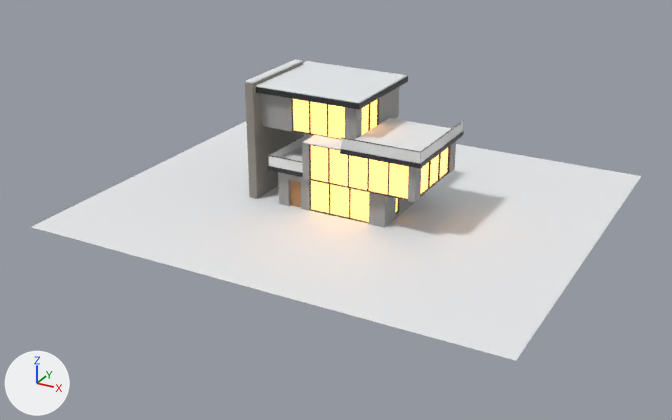
The glTF model public/houses/reine/reine.glb, before and after one commit.
Before and after are seen from a 50 mm lens placed at (34.4, -65.5, 31.4), pointed at (-0.1, -2.9, 0.0). Arrows for +X, +Y and +Z are at lower left; the lights stay in place. The picture after the commit comes second. Where no turn or scale is listed for an object, it has been applied to the vertices. Vertices at exactly the same position are counted once.

Names of what the first picture shows: 'balustrade', 'glazing:bedroom-front', 'glazing:bedroom-side', 'glazing:kitchen-front', 'glazing:living-front', 'glazing:living-side', 'glazing:stair', 'plinth', 'shell'.
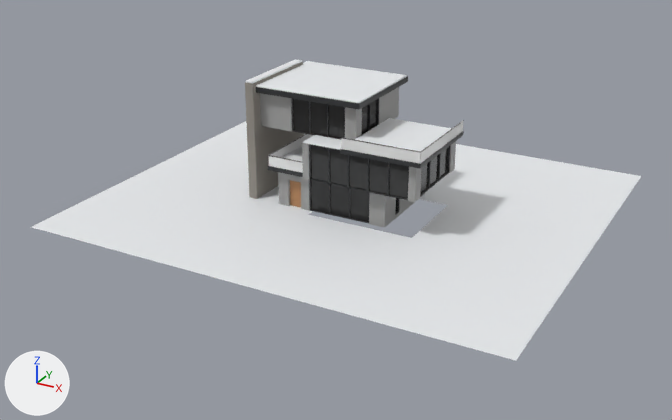
Commit message: feat: hero Interior on Reine, a kitchen

Location of each change, (x1, y1, x2, y2) in pixels of the pictures (672 x 420 px; the box of a moved part takes in the faces that stretch with it):
'glazing:living-front', recoloured, surface changed (darker)
    both: (311, 145, 409, 199)
'glazing:kitchen-front', recoloured, surface changed (darker)
    both: (311, 180, 369, 222)
'glazing:bedroom-front', recoloured, surface changed (darker)
    both: (293, 99, 345, 139)
'glazing:living-side', recoloured, surface changed (darker)
    both: (420, 148, 448, 194)
'glazing:bedroom-side', recoloured, surface changed (darker)
    both: (362, 100, 377, 135)
part 1 of me_plinth, moved or reshaped
    before: (302, 199, 455, 239)
    after: (134, 153, 576, 312)

The change in detail:
In material 'glazing' (mat_glazing), emission_color is no longer (1.0, 0.508, 0.153), orange #ffbd6d.
In material 'glazing' (mat_glazing), emission_strength is no longer 2.301.
me_plinth is used by ob_plinth; location (0.3, -0.1, 0.0).
me_plinth had 2601 vertices, 5000 faces and spanned x -20.3..20.3, y -17.5..17.5, z 0.0.
me_plinth now has 2636 vertices, 5018 faces and spans x -20.3..20.3, y -17.5..17.5, z 0.0.
me_plinth part 1: 120 vertices removed from x -1.6..7.3, y -4.2..2.1, z 0.0; 155 vertices added at x -20.3..20.3, y -17.5..17.5, z 0.0.
